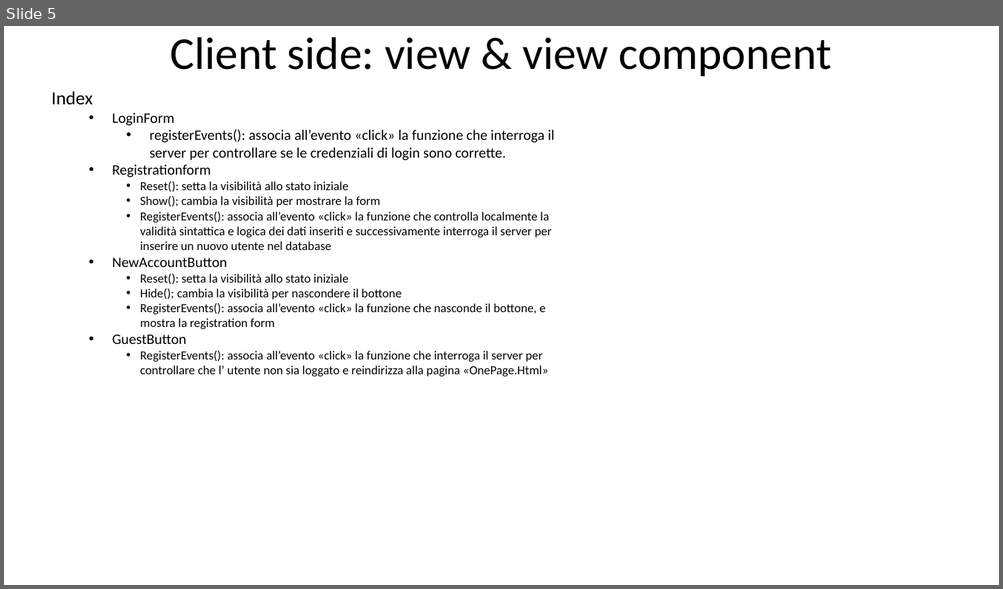
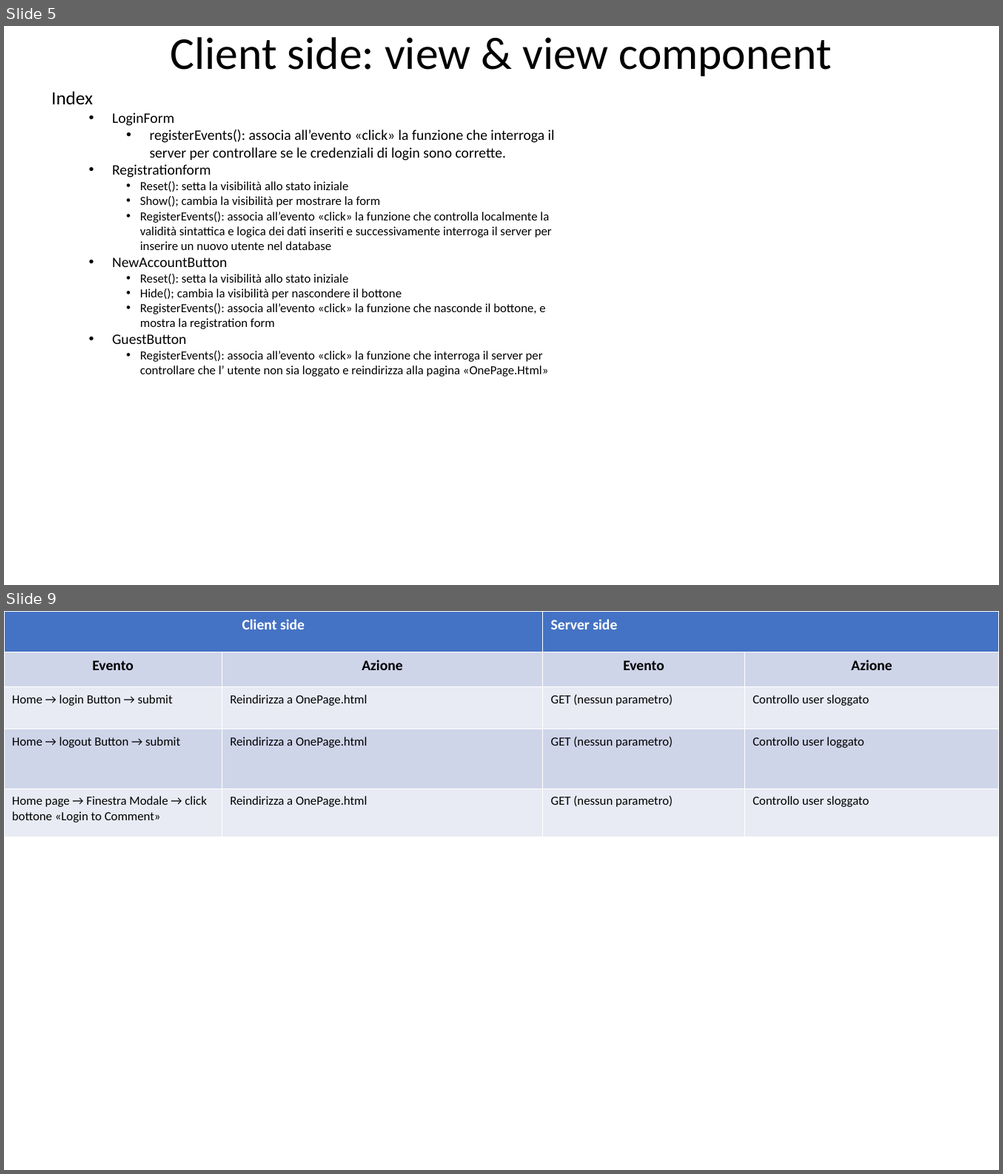
Before and after one commit to Giulsmoon/TecnologiePerIlWeb_Project1, a slide deck: Presentazioni Powerpoint/Progetto1_versione_RIA.pptx. Shown one above the other, each under a label of ours: slide 5 before the commit, slides 5 and 9 after it; the slides between them are not shown. The pictures are 1003x589 and 1003x1174 pixels, drawn with LibreOffice and Linux fonts; fonts in the diff are those of the drawing. Boxes give left, top, right and bottom in pixels: in the first picture for what was removed or moved away, otherwise in the second. Text is boxed around its words. In the diff, an @@ line names an element or a change of style, - is before the commit and + after.

Commit message:
pptx ria removed logged check in index
manca da togliele il controllo nella onePage

```diff
--- a/Presentazioni Powerpoint/Progetto1_versione_RIA.pptx
+++ b/Presentazioni Powerpoint/Progetto1_versione_RIA.pptx
@@ slide 9 added at [4,611,999,1170], background #FFFFFF @@
@@ table added at [4,611,999,837], 5 rows, 4 columns @@
+Client side |  | Server side | 
+Evento | Azione | Evento | Azione
+Home → login Button → submit | Reindirizza a OnePage.html | GET (nessun parametro) | Controllo user sloggato
+Home → logout Button → submit | Reindirizza a OnePage.html | GET (nessun parametro) | Controllo user loggato
+Home page → Finestra Modale → click bottone «Login to Comment» | Reindirizza a OnePage.html | GET (nessun parametro) | Controllo user sloggato
```
Also in this commit, not shown: 5 slides changed, 1 other slide added, 4 other files.
